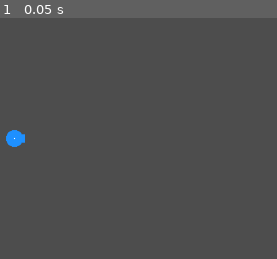
Above: before the commit, frame 1.
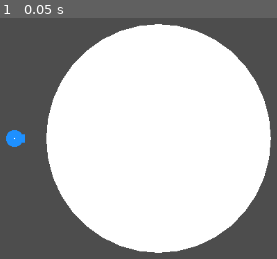
Above: after the commit, the same moment.

Repository: UnstoppableBlob/ballistic
Game: Godot game, scene res://scenes/world.tscn
The game is run twice, just before and just after one commit, with the same random seed, the same clock (stepped at 60 frames per second) and the same inputs.
Inputs:
- Up to frame 1 (0.05 s): no input

The runs differ from the first frame. In frame 1, 60% of the frame differs, in the area x 16-98%, y 2-98%.

Commit message:
readied project for exporting

Diff:
--- a/scenes/world.tscn
+++ b/scenes/world.tscn
@@ -1,9 +1,16 @@
-[gd_scene load_steps=3 format=3 uid="uid://coar0w52ewb50"]
+[gd_scene load_steps=5 format=3 uid="uid://coar0w52ewb50"]
 
 [ext_resource type="PackedScene" uid="uid://be8qbmt0fe144" path="res://scenes/player.tscn" id="1_nnsk1"]
 
 [sub_resource type="CircleShape2D" id="CircleShape2D_nnsk1"]
 radius = 53.009434
+
+[sub_resource type="StandardMaterial3D" id="StandardMaterial3D_nnsk1"]
+albedo_color = Color(0, 1, 1, 1)
+
+[sub_resource type="CapsuleMesh" id="CapsuleMesh_nnsk1"]
+material = SubResource("StandardMaterial3D_nnsk1")
+radius = 1.0
 
 [node name="World" type="Node2D"]
 
@@ -19,3 +26,8 @@
 [node name="CollisionShape2D" type="CollisionShape2D" parent="StaticBody2D"]
 position = Vector2(68, 0)
 shape = SubResource("CircleShape2D_nnsk1")
+
+[node name="MeshInstance2D" type="MeshInstance2D" parent="StaticBody2D"]
+position = Vector2(68, 7.6293945e-06)
+scale = Vector2(53, 54.000004)
+mesh = SubResource("CapsuleMesh_nnsk1")
Not shown, added: export_presets.cfg
Not shown, added: exports/index.apple-touch-icon.png.import
Not shown, added: exports/index.icon.png.import
Not shown, added: exports/index.png.import
Not shown, added: exports.zip
Not shown, added: exports/index.apple-touch-icon.png
Not shown, added: exports/index.audio.position.worklet.js
Not shown, added: exports/index.audio.worklet.js
Not shown, added: exports/index.html
Not shown, added: exports/index.icon.png
Not shown, added: exports/index.js
Not shown, added: exports/index.pck
(and 2 more such lines)
